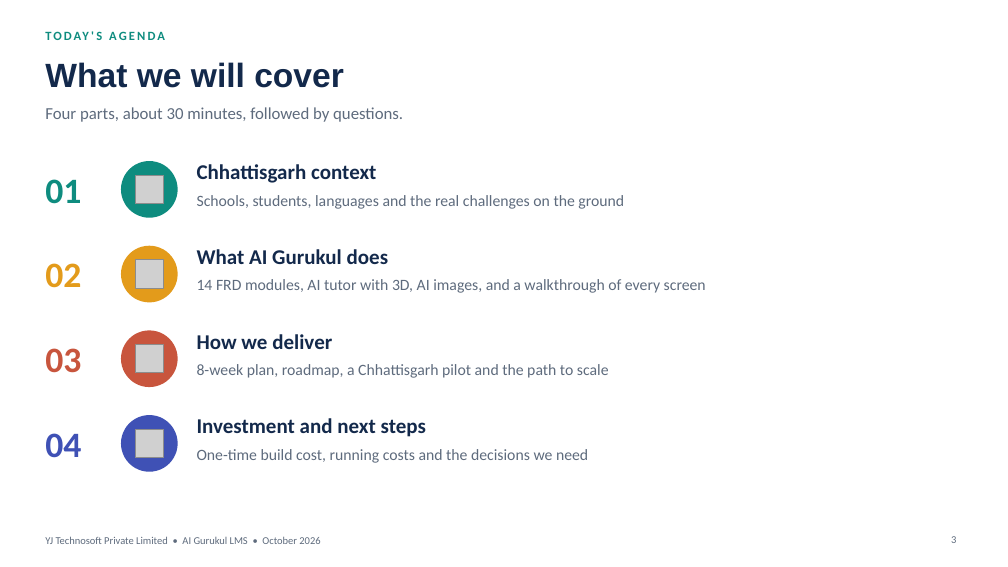
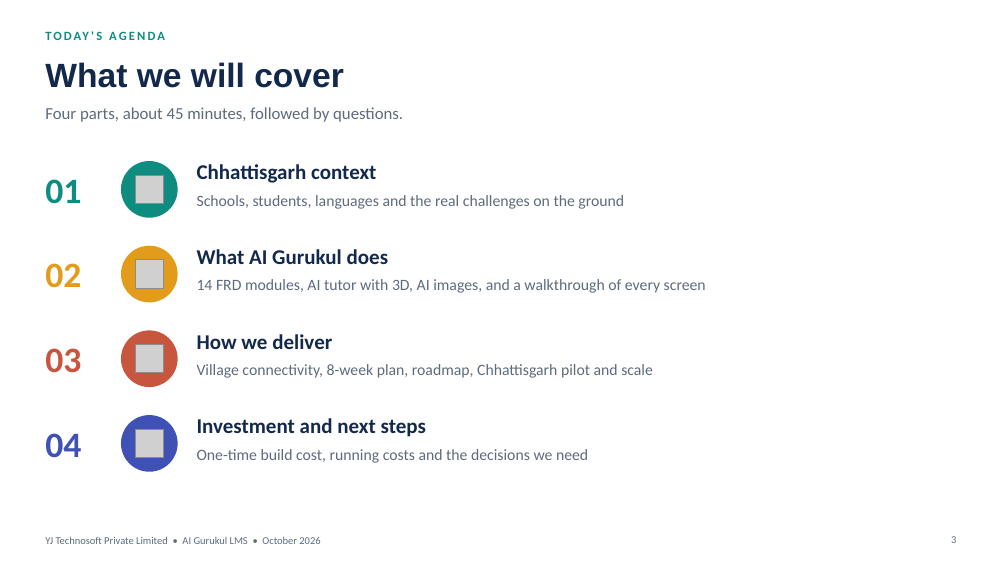
Before and after one commit to yatindradhurwe/yjtechnosoft, a slide deck: slide 3 of AI_Gurukul_Chhattisgarh_Edition.pptx. Drawn at 1008x567 pixels with LibreOffice and Linux fonts; fonts in the diff are those of the drawing; grey boxes stand for pictures. Boxes give left, top, right and bottom in pixels: in the first picture for what was removed or moved away, otherwise in the second. Text is boxed around its words. In the diff, an @@ line names an element or a change of style, - is before the commit and + after.

```diff
--- a/AI_Gurukul_Chhattisgarh_Edition.pptx
+++ b/AI_Gurukul_Chhattisgarh_Edition.pptx
@@ text at bbox=[45, 107, 403, 122]: text changed @@
-Four parts, about 30 minutes, followed by questions.
+Four parts, about 45 minutes, followed by questions.
@@ text at bbox=[197, 364, 653, 378]: text changed @@
-8-week plan, roadmap, a Chhattisgarh pilot and the path to scale
+Village connectivity, 8-week plan, roadmap, Chhattisgarh pilot and scale
```
Also in this commit, not shown: 7 slides added, 2 other files.
